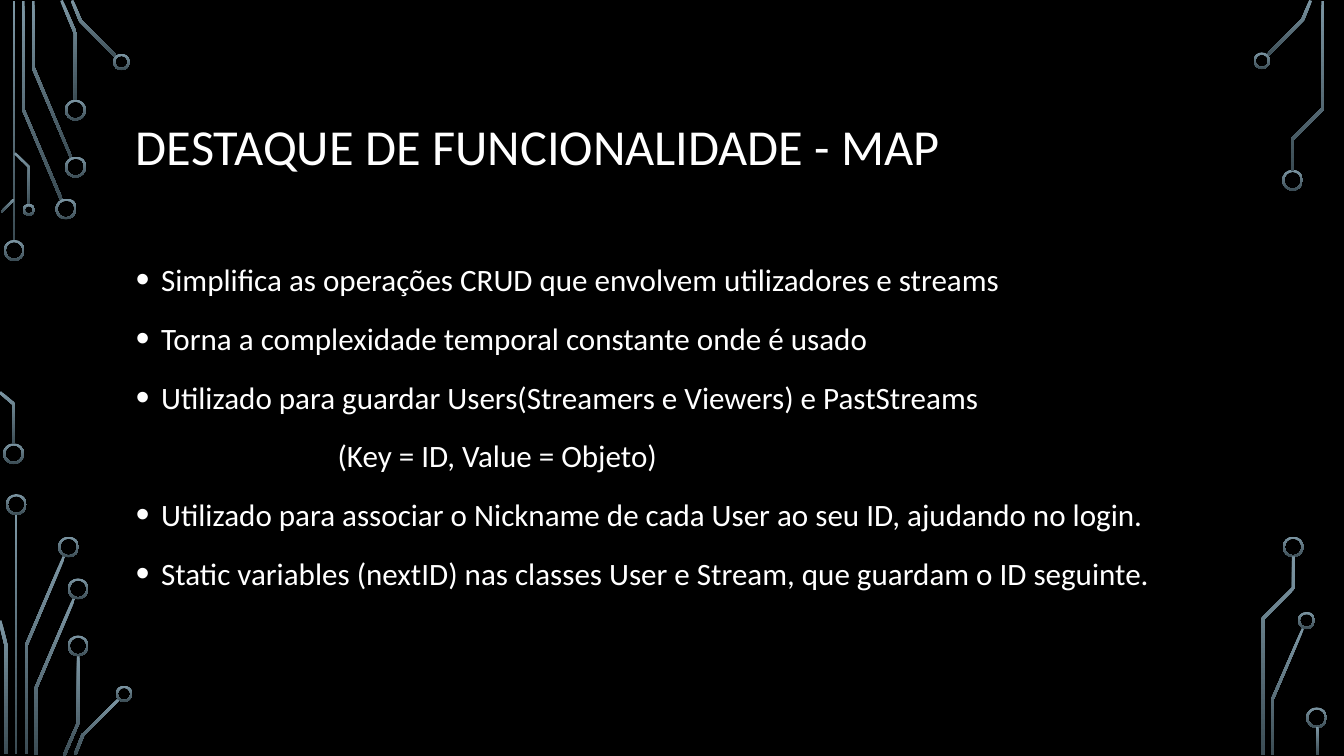
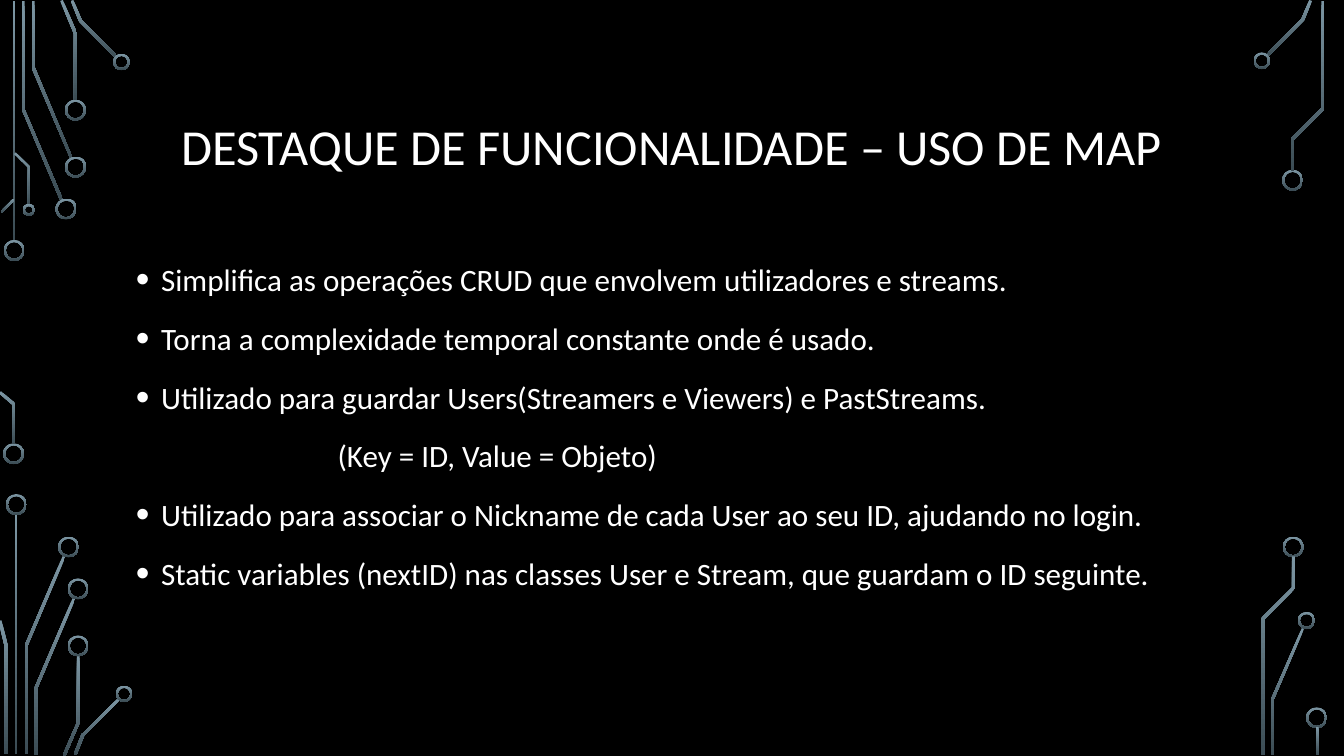
Before and after one commit to BrunoRosendo/StreamZ-AEDA-proj-, a slide deck: slide 14 of StreamZ.pptx. Drawn at 1344x756 pixels with LibreOffice and Linux fonts; fonts in the diff are those of the drawing; background and template pictures are left out. Boxes give left, top, right and bottom in pixels: in the first picture for what was removed or moved away, otherwise in the second. Text is boxed around its words. In the diff, an @@ line names an element or a change of style, - is before the commit and + after.

```diff
--- a/StreamZ.pptx
+++ b/StreamZ.pptx
@@ title at bbox=[181, 132, 1162, 172]: text changed @@
-DESTAQUE DE FUNCIONALIDADE - MAP
+DESTAQUE DE FUNCIONALIDADE – USO DE MAP
@@ text at bbox=[161, 269, 1007, 415]: text changed @@
-• Simplifica as operações CRUD que envolvem utilizadores e streams
-• Torna a complexidade temporal constante onde é usado
-• Utilizado para guardar Users(Streamers e Viewers) e PastStreams
+• Simplifica as operações CRUD que envolvem utilizadores e streams.
+• Torna a complexidade temporal constante onde é usado.
+• Utilizado para guardar Users(Streamers e Viewers) e PastStreams.
```
Also in this commit, not shown: 12 other slides changed, 3 slides added, 7 slides removed.
